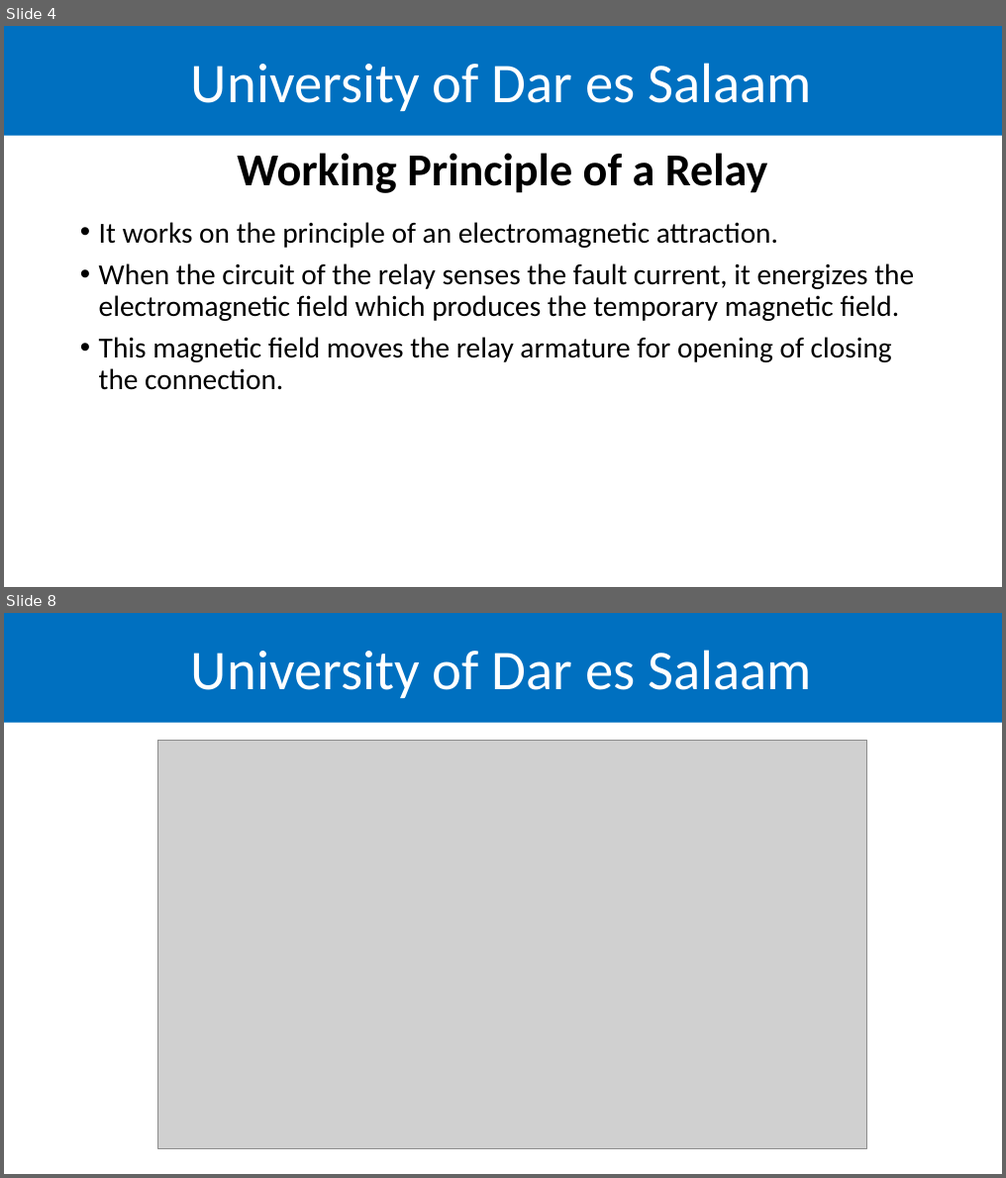
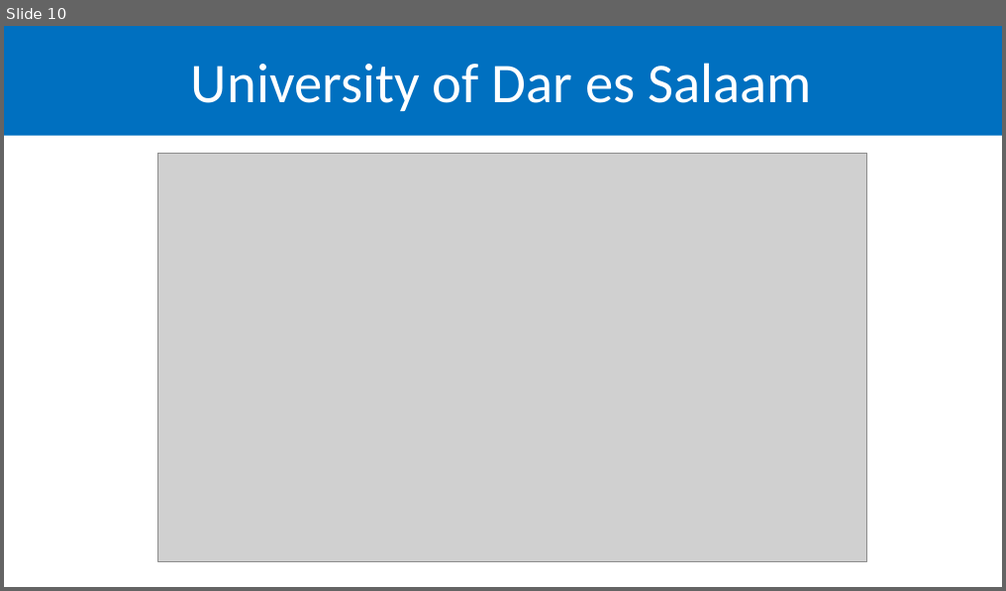
Before and after one commit to kelvkedyson/uissArduino, a slide deck: Practicals/Project 2/Lecture/ppt/Project 2.pptx. Shown one above the other, each under a label of ours: slides 4 and 8 before the commit, slide 10 after it; the slides between them are not shown. The pictures are 1006x1178 and 1006x591 pixels, drawn with LibreOffice and Linux fonts; fonts in the diff are those of the drawing; grey boxes stand for pictures; background and template pictures are left out. Boxes give left, top, right and bottom in pixels: in the first picture for what was removed or moved away, otherwise in the second. Text is boxed around its words. In the diff, an @@ line names an element or a change of style, - is before the commit and + after.

```diff
--- a/Practicals/Project 2/Lecture/ppt/Project 2.pptx
+++ b/Practicals/Project 2/Lecture/ppt/Project 2.pptx
@@ slide 4 removed at (4, 26, 1002, 587), background #FFFFFF; not listed: 2 template elements that a slide beside it also shows @@
@@ title removed at (237, 153, 768, 193) @@
-Working Principle of a Relay
@@ text removed at (99, 222, 914, 390) @@
-• It works on the principle of an electromagnetic attraction.
-• When the circuit of the relay senses the fault current, it energizes the electromagnetic field which produces the temporary magnetic field.
-• This magnetic field moves the relay armature for opening of closing the connection.
@@ what was slide 8 is now slide 10 @@
```
Also in this commit, not shown: 4 slides changed, 5 slides added, 2 other slides removed, 1 other file.
